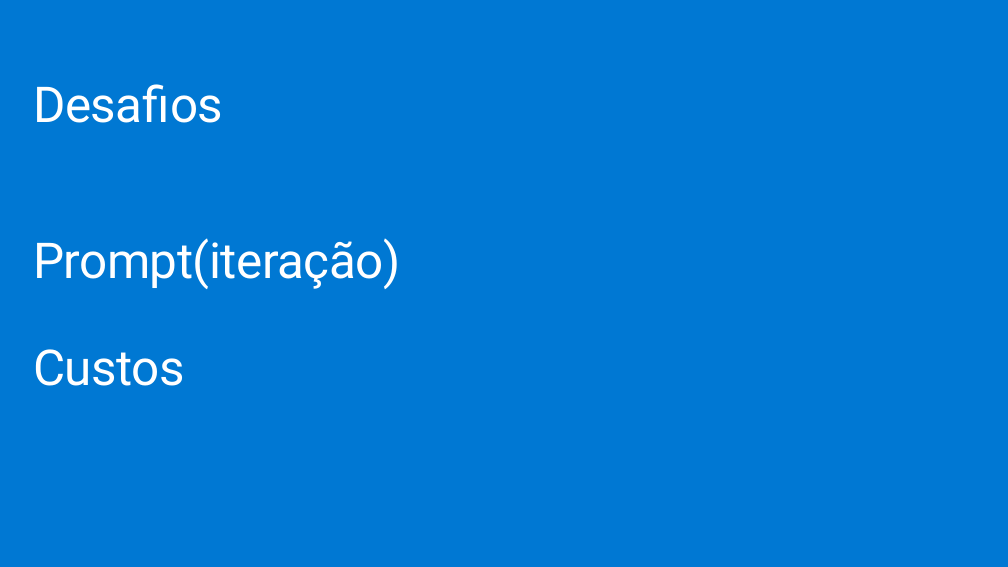
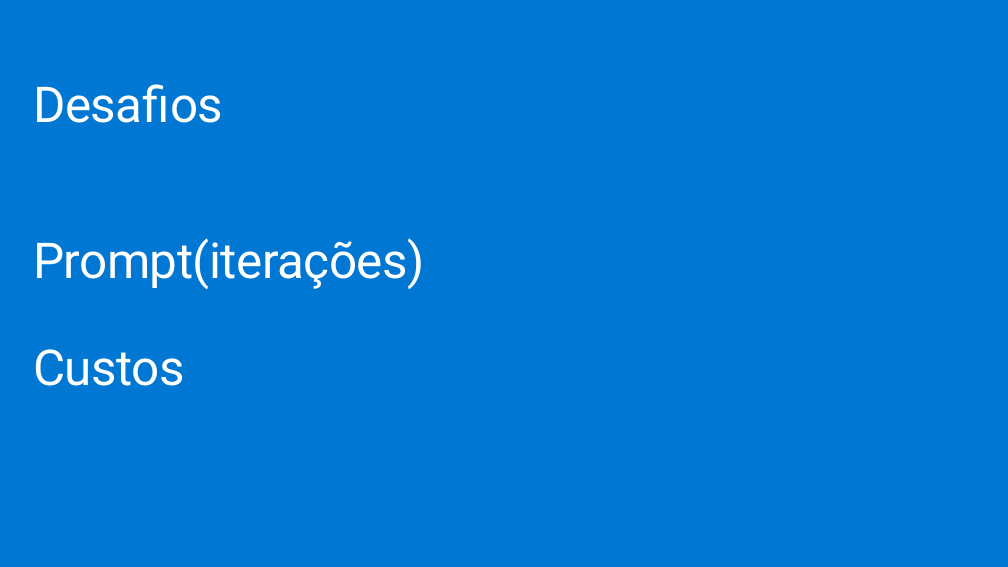
Before and after one commit to jpitapeva/azureopenai, a slide deck: slide 21 of AzureOpenAI.pptx. Drawn at 1008x567 pixels with LibreOffice and Linux fonts; fonts in the diff are those of the drawing; background and template pictures are left out. Boxes give left, top, right and bottom in pixels: in the first picture for what was removed or moved away, otherwise in the second. Text is boxed around its words. In the diff, an @@ line names an element or a change of style, - is before the commit and + after.

```diff
--- a/AzureOpenAI.pptx
+++ b/AzureOpenAI.pptx
@@ text at (x1=33, y1=238, x2=424, y2=289): text changed @@
-Prompt(iteração)
+Prompt(iterações)
```
Also in this commit, not shown: 2 other slides changed.
